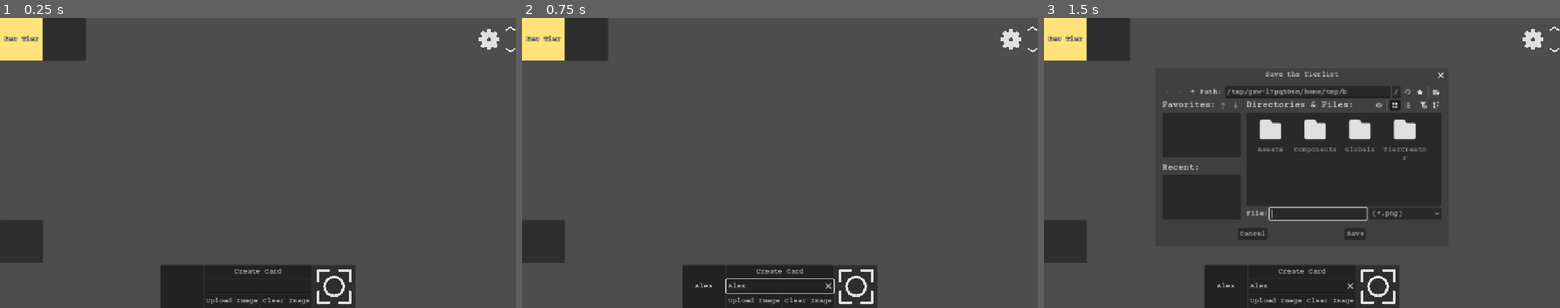
Above: before the commit, frames 1-3 (left to right).
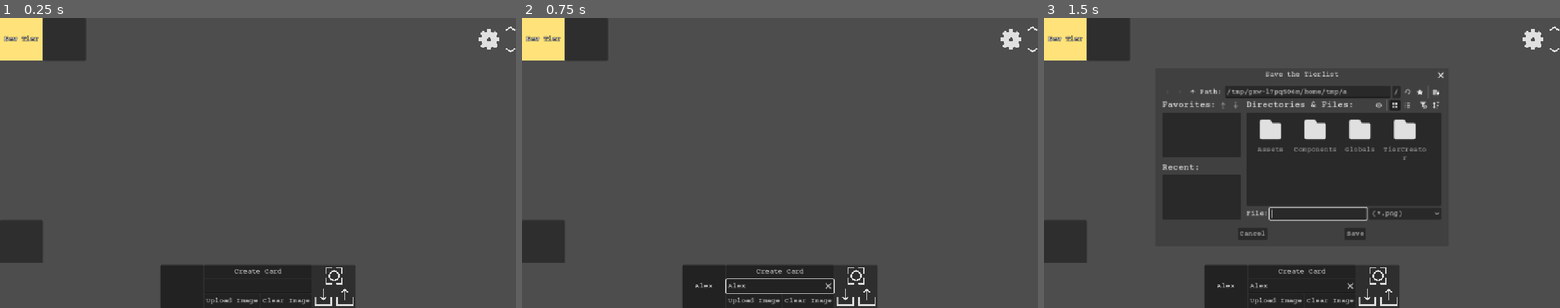
Above: after the commit, the same moments.

Repository: White-Dove-Gamedev/Tier-Creator
Game: Godot game, scene res://TierCreator/tier_creator.tscn
Two runs of this game, one before a commit and one after it. Both use one fixed random seed, a clock stepped at 60 frames per second and the inputs below.
Inputs (mouse positions are in pixels of both pictures, inside the frame that each line leads up to; where the layout moved, square brackets give the same spot in the first picture):
- Up to frame 1 (0.25 s): no input
- Up to frame 2 (0.75 s): click (780, 287) at 0.52 s; type "Alex" at 0.6 s
- Up to frame 3 (1.5 s): click (1379, 276) [1379, 287] at 1.25 s

The runs differ from the first frame. In frame 1, 0.4% of the frame differs, in the area x 61-69%, y 86-100%; in frame 2, 0.4%; in frame 3, 0.4%, in the area x 57-69%, y 24-100%.

Commit message:
Add import/export buttons

Diff:
--- /dev/null
+++ b/Assets/Icons/Export.svg
@@ -0,0 +1 @@
+<svg xmlns="http://www.w3.org/2000/svg" width="1024" height="1024" viewBox="0 0 16 16"><polyline fill="none" stroke="#e0e0e0" points="2 8 2 14 14 14 14 8" stroke-linecap="round" stroke-linejoin="round"/><line x2="8" stroke="#e0e0e0" y2="2" x1="8" y1="10" stroke-linecap="round"/><polyline fill="none" stroke="#e0e0e0" points="6 4 8 2 10 4" stroke-linecap="round" stroke-linejoin="round"/></svg>
--- /dev/null
+++ b/Assets/Icons/Import.svg
@@ -0,0 +1 @@
+<svg xmlns="http://www.w3.org/2000/svg" width="1024" height="1024" viewBox="0 0 16 16"><polyline fill="none" stroke="#e0e0e0" points="2 8 2 14 14 14 14 8" stroke-linecap="round" stroke-linejoin="round"/><line x2="8" stroke="#e0e0e0" y2="2" x1="8" y1="10" stroke-linecap="round"/><polyline fill="none" stroke="#e0e0e0" points="6 8 8 10 10 8" stroke-linecap="round" stroke-linejoin="round"/></svg>
--- a/TierCreator/card_creator.gd
+++ b/TierCreator/card_creator.gd
@@ -15,6 +15,10 @@
 @onready var screenshot_texture_button: TextureButton = %ScreenshotTextureButton
 @onready var upload_file_dialog: FileDialog = %UploadFileDialog
 @onready var save_file_dialog: FileDialog = %SaveFileDialog
+@onready var shares_v_box_container: VBoxContainer = %SharesVBoxContainer
+@onready var saves_h_box_container: HBoxContainer = %SavesHBoxContainer
+@onready var import_texture_button: TextureButton = %ImportTextureButton
+@onready var export_texture_button: TextureButton = %ExportTextureButton
 
 func _ready() -> void:
 	set_self()
@@ -29,7 +33,10 @@
 	set_clear_image_button()
 	set_upload_file_dialog()
 	set_save_file_dialog()
-	set_screenshot_texture_button()
+	set_shares_v_box_container()
+	set_saves_h_box_container()
+	set_import_texture_button()
+	set_export_texture_button()
 
 
 func set_self() -> void:
@@ -59,10 +66,10 @@
 
 
 func set_screenshot_texture_button() -> void:
-	screenshot_texture_button.custom_minimum_size = Vector2(Utils.MIN_SIZE_X, Utils.MIN_SIZE_Y)
-	screenshot_texture_button.custom_minimum_size = Vector2(Utils.MAX_SIZE_X, Utils.MAX_SIZE_Y)
-	screenshot_texture_button.ignore_texture_size = true
+	screenshot_texture_button.custom_minimum_size = Vector2(Utils.MIN_SIZE_X, Utils.MIN_SIZE_Y) / 2
+	screenshot_texture_button.custom_maximum_size = Vector2(Utils.MAX_SIZE_X, Utils.MAX_SIZE_Y) / 2
 	screenshot_texture_button.stretch_mode = TextureButton.STRETCH_KEEP_ASPECT_CENTERED
+	screenshot_texture_button.size_flags_horizontal = Control.SIZE_SHRINK_CENTER
 	screenshot_texture_button.mouse_default_cursor_shape = Control.CURSOR_POINTING_HAND
 
 
@@ -86,6 +93,26 @@
 func set_clear_image_button() -> void:
 	clear_image_button.mouse_default_cursor_shape = Control.CURSOR_POINTING_HAND
 	clear_image_button.pressed.connect(_on_clear_image_button_pressed)
+
+
+func set_shares_v_box_container() -> void:
+	shares_v_box_container.add_theme_constant_override(&"separation", 0)
+
+
+func set_saves_h_box_container() -> void:
+	saves_h_box_container.add_theme_constant_override(&"separation", 0)
+
+
+func set_import_texture_button() -> void:
+	import_texture_button.custom_minimum_size = Vector2(Utils.MIN_SIZE_X, Utils.MIN_SIZE_Y) / 2
+	import_texture_button.custom_maximum_size = Vector2(Utils.MAX_SIZE_X, Utils.MAX_SIZE_Y) / 2
+	import_texture_button.mouse_default_cursor_shape = Control.CURSOR_POINTING_HAND
+
+
+func set_export_texture_button() -> void:
+	export_texture_button.custom_minimum_size = Vector2(Utils.MIN_SIZE_X, Utils.MIN_SIZE_Y) / 2
+	export_texture_button.custom_maximum_size = Vector2(Utils.MAX_SIZE_X, Utils.MAX_SIZE_Y) / 2
+	export_texture_button.mouse_default_cursor_shape = Control.CURSOR_POINTING_HAND
 
 
 func set_upload_file_dialog() -> void:
--- a/TierCreator/card_creator.tscn
+++ b/TierCreator/card_creator.tscn
@@ -2,6 +2,8 @@
 
 [ext_resource type="Script" uid="uid://b43psoose2suo" path="res://TierCreator/card_creator.gd" id="1_5uojh"]
 [ext_resource type="Texture2D" uid="uid://cy3lcrcutw4t1" path="res://Assets/Icons/Screenshot.svg" id="2_duitp"]
+[ext_resource type="Texture2D" uid="uid://dheohub0wsqq2" path="res://Assets/Icons/Import.svg" id="3_xrcux"]
+[ext_resource type="Texture2D" uid="uid://d4icejarlk0c6" path="res://Assets/Icons/Export.svg" id="4_4dpod"]
 
 [node name="CardCreator" type="PanelContainer" unique_id=614640915]
 anchors_preset = 7
@@ -89,12 +91,43 @@
 mouse_default_cursor_shape = 2
 text = "Clear Image"
 
-[node name="ScreenshotTextureButton" type="TextureButton" parent="PreviewHBoxContainer" unique_id=892036664]
+[node name="SharesVBoxContainer" type="VBoxContainer" parent="PreviewHBoxContainer" unique_id=1563249461]
 unique_name_in_owner = true
-custom_minimum_size = Vector2(96, 96)
+layout_mode = 2
+theme_override_constants/separation = 0
+
+[node name="ScreenshotTextureButton" type="TextureButton" parent="PreviewHBoxContainer/SharesVBoxContainer" unique_id=892036664]
+unique_name_in_owner = true
+custom_minimum_size = Vector2(48, 48)
+custom_maximum_size = Vector2(48, 48)
 layout_mode = 2
 mouse_default_cursor_shape = 2
 texture_normal = ExtResource("2_duitp")
+ignore_texture_size = true
+stretch_mode = 5
+
+[node name="SavesHBoxContainer" type="HBoxContainer" parent="PreviewHBoxContainer/SharesVBoxContainer" unique_id=258819298]
+unique_name_in_owner = true
+layout_mode = 2
+theme_override_constants/separation = 0
+
+[node name="ImportTextureButton" type="TextureButton" parent="PreviewHBoxContainer/SharesVBoxContainer/SavesHBoxContainer" unique_id=1879255872]
+unique_name_in_owner = true
+custom_minimum_size = Vector2(48, 48)
+custom_maximum_size = Vector2(48, 48)
+layout_mode = 2
+mouse_default_cursor_shape = 2
+texture_normal = ExtResource("3_xrcux")
+ignore_texture_size = true
+stretch_mode = 5
+
+[node name="ExportTextureButton" type="TextureButton" parent="PreviewHBoxContainer/SharesVBoxContainer/SavesHBoxContainer" unique_id=647230858]
+unique_name_in_owner = true
+custom_minimum_size = Vector2(48, 48)
+custom_maximum_size = Vector2(48, 48)
+layout_mode = 2
+mouse_default_cursor_shape = 2
+texture_normal = ExtResource("4_4dpod")
 ignore_texture_size = true
 stretch_mode = 5
 
Not shown, added: Assets/Icons/Export.svg.import
Not shown, added: Assets/Icons/Import.svg.import
